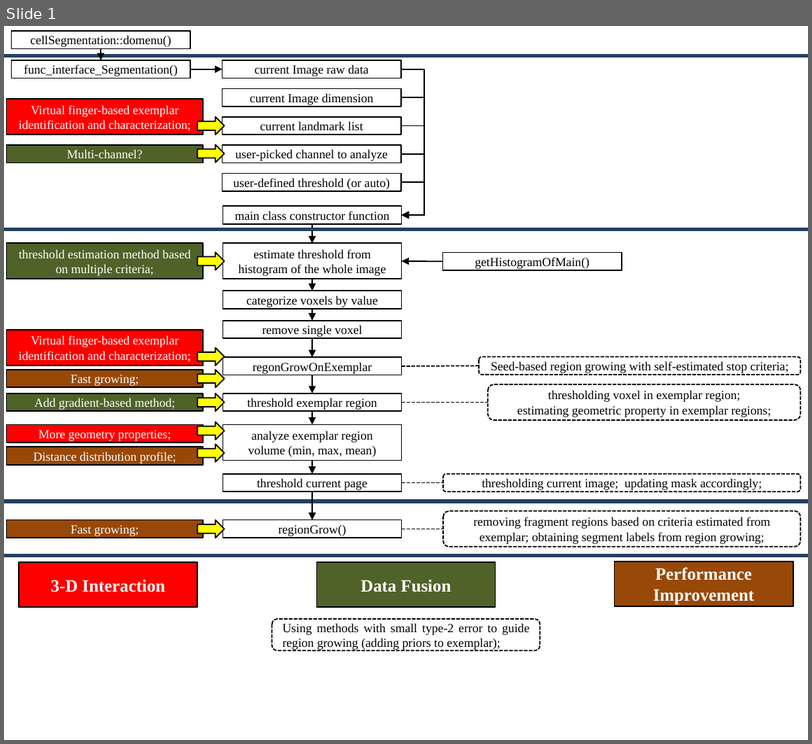
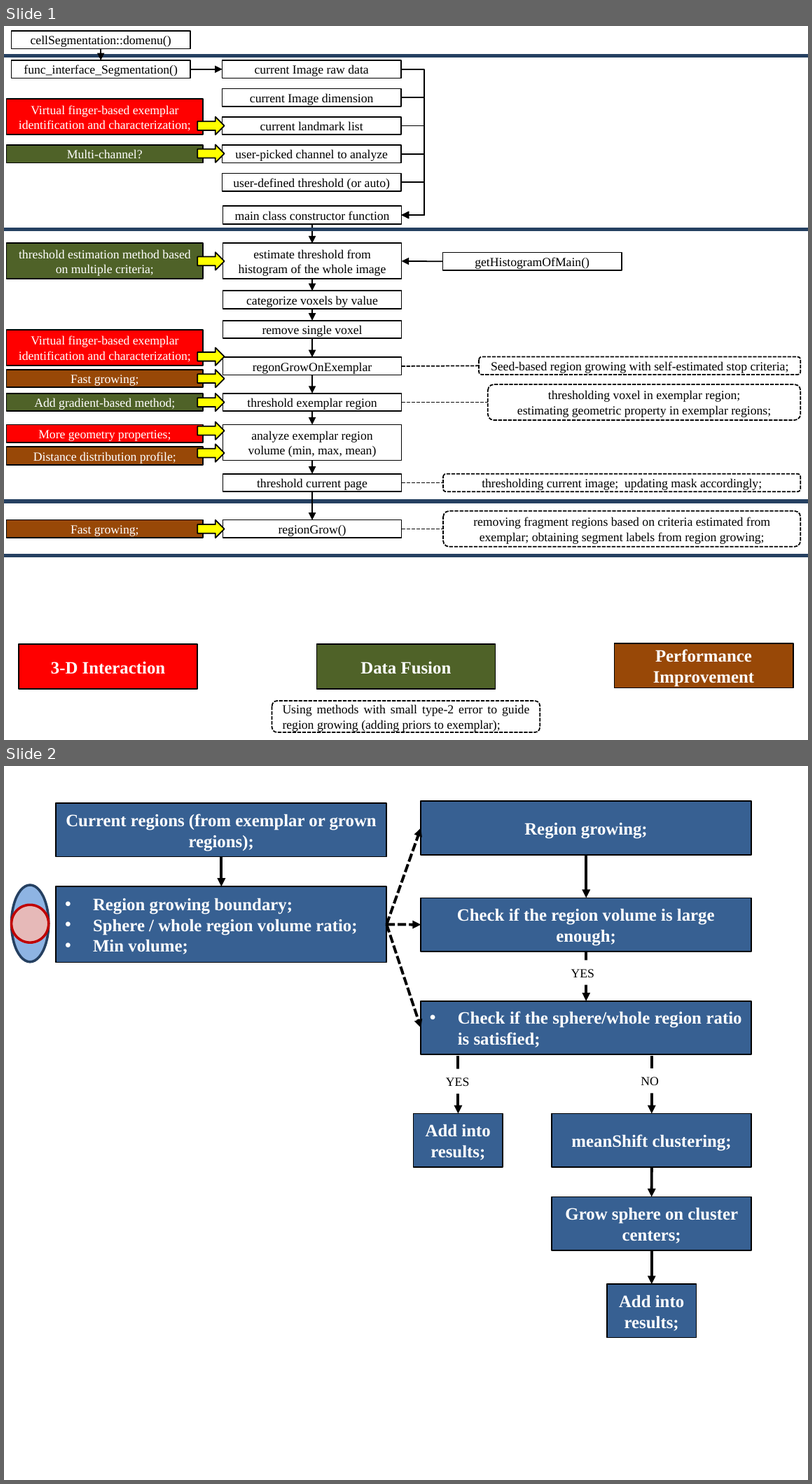
Before and after one commit to CBL-ORION/Vaa3D-tools-mirror, a slide deck: hackathon/xiang/cellSegmentation/scheme.pptx. Shown one above the other, each under a label of ours: slide 1 before the commit, slides 1 and 2 after it. The pictures are 812x744 and 812x1484 pixels, drawn with LibreOffice and Linux fonts; fonts in the diff are those of the drawing. Boxes give left, top, right and bottom in pixels: in the first picture for what was removed or moved away, otherwise in the second. Text is boxed around its words. In the diff, an @@ line names an element or a change of style, - is before the commit and + after.

```diff
--- a/hackathon/xiang/cellSegmentation/scheme.pptx
+++ b/hackathon/xiang/cellSegmentation/scheme.pptx
@@ slide 2 added at box(4, 766, 808, 1480), background #FFFFFF @@
@@ rectangle added at box(56, 804, 386, 857), fill #376092, outline #000000 1 pt, 14 pt, text #FFFFFF, bold @@
+Current regions (from exemplar or grown regions);
@@ rectangle added at box(421, 801, 752, 854), fill #376092, outline #000000 1 pt, 14 pt, text #FFFFFF, bold @@
+Region growing;
@@ arrow added from (386, 924) to (421, 828), #000000 2.25 pt dashed @@
@@ arrow added from (221, 857) to (221, 886), #000000 2.25 pt @@
@@ arrow added from (586, 854) to (586, 898), #000000 2.25 pt @@
@@ ellipse added at box(11, 885, 49, 961), fill #8EB4E3, outline #254061 2 pt @@
@@ rectangle added at box(56, 886, 386, 963), fill #376092, outline #000000 1 pt, 14 pt, text #FFFFFF, bold @@
+• Region growing boundary;
+• Sphere / whole region volume ratio;
+• Min volume;
@@ ellipse added at box(11, 905, 49, 943), fill #E6B9B8, outline #C00000 2 pt @@
@@ rectangle added at box(421, 898, 752, 952), fill #376092, outline #000000 1 pt, 14 pt, text #FFFFFF, bold @@
+Check if the region volume is large enough;
@@ arrow added from (386, 924) to (421, 925), #000000 2.25 pt dashed @@
@@ arrow added from (386, 924) to (421, 1028), #000000 2.25 pt dashed @@
@@ arrow added from (586, 952) to (586, 1000), #000000 2.25 pt @@
@@ rounded rectangle added at box(560, 960, 611, 985), fill #FFFFFF, 10 pt, text #000000 @@
+YES
@@ rectangle added at box(421, 1000, 752, 1054), fill #376092, outline #000000 1 pt, 14 pt, text #FFFFFF, bold @@
+• Check if the sphere/whole region ratio is satisfied;
@@ arrow added from (458, 1056) to (458, 1113), #000000 2.25 pt @@
@@ arrow added from (652, 1056) to (652, 1113), #000000 2.25 pt @@
@@ rounded rectangle added at box(435, 1068, 486, 1094), fill #FFFFFF, 10 pt, text #000000 @@
+YES
@@ rounded rectangle added at box(630, 1068, 682, 1094), fill #FFFFFF, 10 pt, text #000000 @@
+NO
@@ rectangle added at box(413, 1113, 502, 1167), fill #376092, outline #000000 1 pt, 14 pt, text #FFFFFF, bold @@
+Add into results;
@@ rectangle added at box(551, 1113, 750, 1167), fill #376092, outline #000000 1 pt, 14 pt, text #FFFFFF, bold @@
+meanShift clustering;
@@ arrow added from (652, 1167) to (652, 1197), #000000 2.25 pt @@
@@ rectangle added at box(551, 1197, 750, 1251), fill #376092, outline #000000 1 pt, 14 pt, text #FFFFFF, bold @@
+Grow sphere on cluster centers;
@@ arrow added from (652, 1251) to (652, 1285), #000000 2.25 pt @@
@@ rectangle added at box(607, 1285, 696, 1339), fill #376092, outline #000000 1 pt, 14 pt, text #FFFFFF, bold @@
+Add into results;
@@ slide 1 changed as well @@
@@ rectangle "Performance Improvement": place and size @@
-rectangle "Performance Improvement" at box(614, 562, 792, 606)
+rectangle "Performance Improvement" at box(614, 644, 792, 688)
@@ 2 rectangles, 1 rounded rectangle: place and size @@
-2 rectangles, 1 rounded rectangle at box(19, 563, 540, 650)
+2 rectangles, 1 rounded rectangle at box(19, 645, 540, 732)
```
